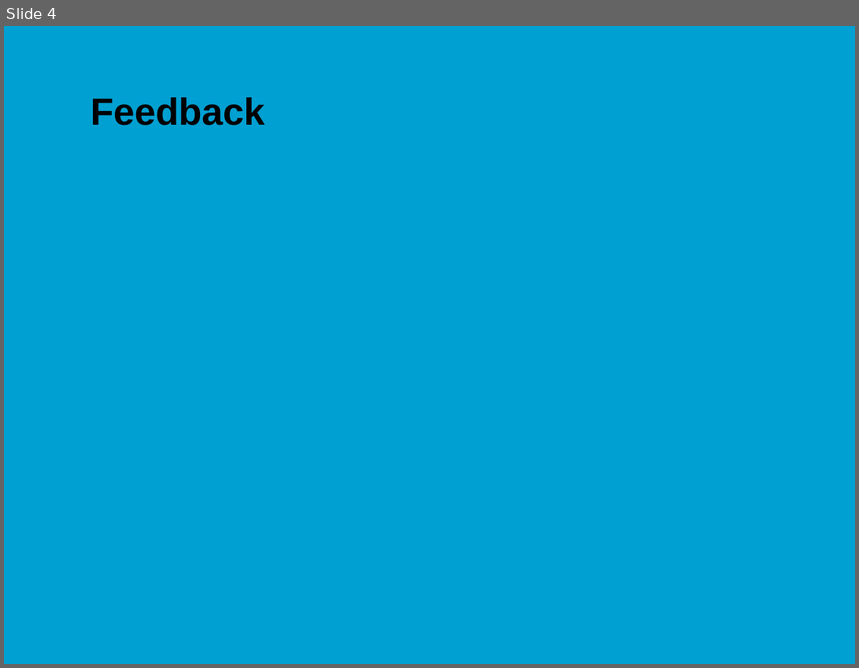
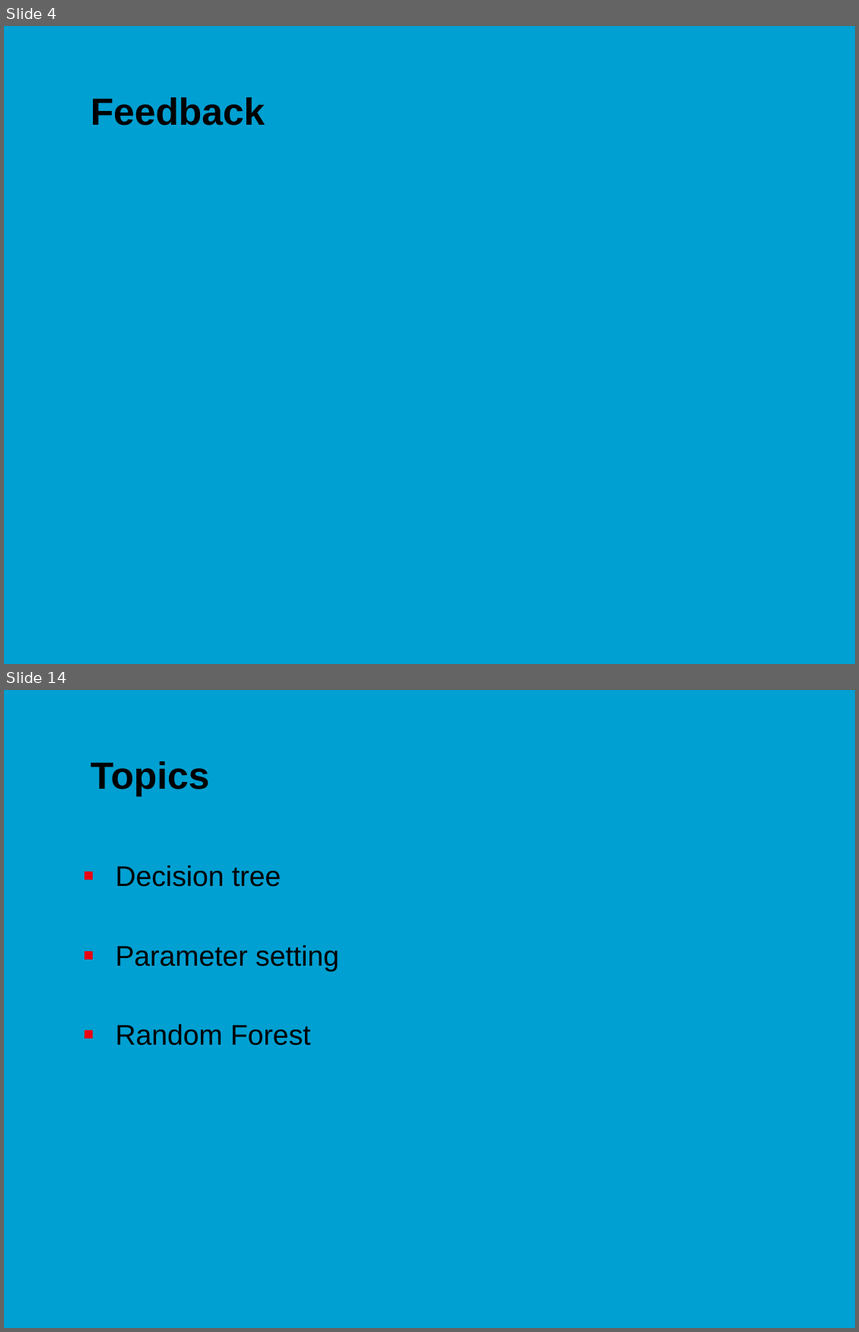
Before and after one commit to jonasmoons/data-driven-learning, a slide deck: slides/ddl-w6l2.pptx. Shown one above the other, each under a label of ours: slide 4 before the commit, slides 4 and 14 after it; the slides between them are not shown. The pictures are 859x668 and 859x1332 pixels, drawn with LibreOffice and Linux fonts; fonts in the diff are those of the drawing; background and template pictures are left out. Boxes give left, top, right and bottom in pixels: in the first picture for what was removed or moved away, otherwise in the second. Text is boxed around its words. In the diff, an @@ line names an element or a change of style, - is before the commit and + after.

```diff
--- a/slides/ddl-w6l2.pptx
+++ b/slides/ddl-w6l2.pptx
@@ slide 14 added at <box>4,690,855,1328</box>, background picture (left out) @@
@@ title added at <box>91,761,210,796</box>, 32 pt, text #000000, bold @@
+Topics
@@ text added at <box>116,866,339,1046</box>, 24 pt, text #000000 @@
+■ Decision tree
+■ Parameter setting
+■ Random Forest
```
Also in this commit, not shown: 1 slide changed, 16 other slides added, 1 slide removed, 11 other files.
